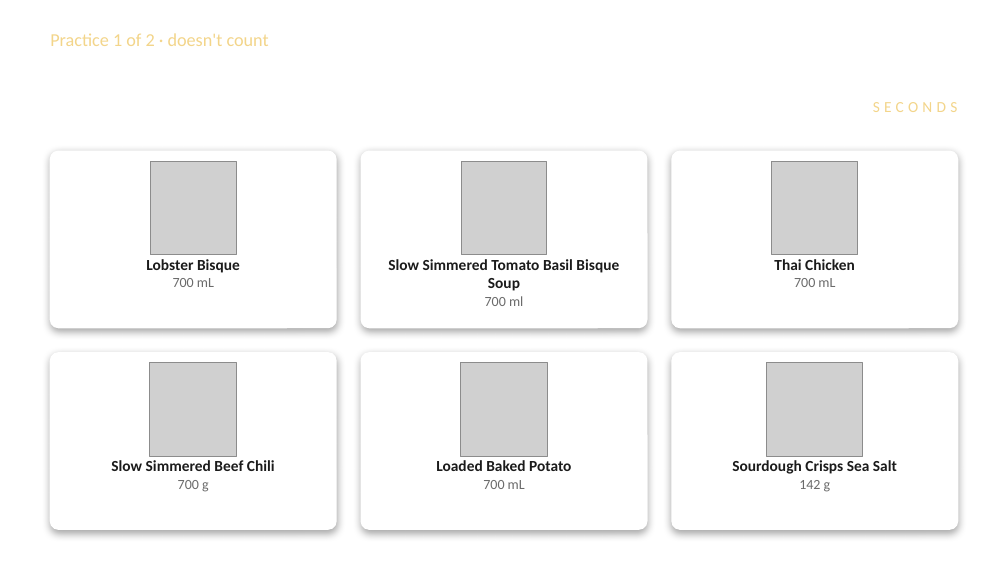
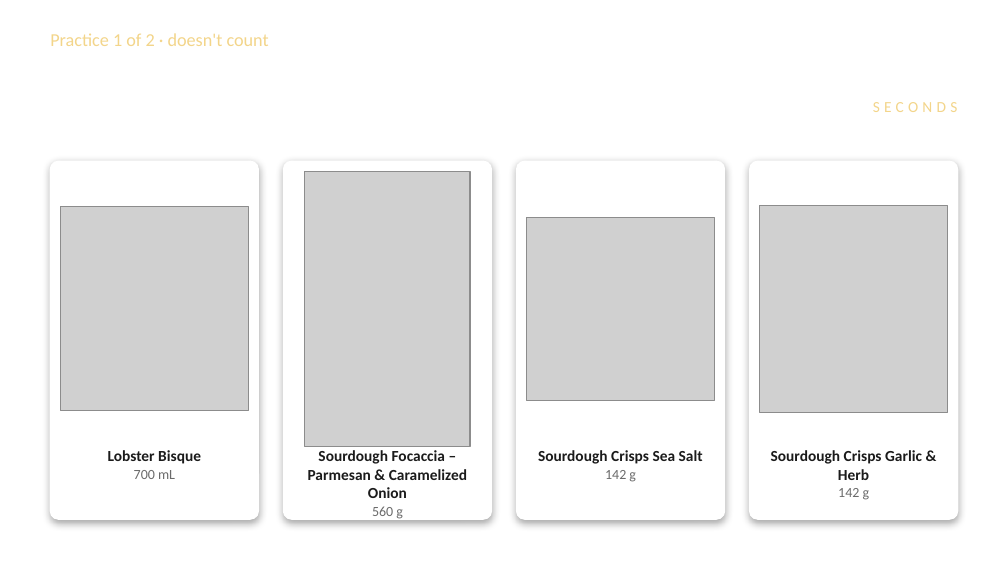
Before and after one commit to austery/price-guess-game, a slide deck: slide 3 of docs/Guess-the-Price-Backup-Slides.pptx. Drawn at 1008x567 pixels with LibreOffice and Linux fonts; fonts in the diff are those of the drawing; grey boxes stand for pictures; background and template pictures are left out. Boxes give left, top, right and bottom in pixels: in the first picture for what was removed or moved away, otherwise in the second. Text is boxed around its words. In the diff, an @@ line names an element or a change of style, - is before the commit and + after.

```diff
--- a/docs/Guess-the-Price-Backup-Slides.pptx
+++ b/docs/Guess-the-Price-Backup-Slides.pptx
@@ rounded rectangle: place and size @@
-rounded rectangle at (50,151,336,328)
+rounded rectangle at (50,161,258,519)
@@ rounded rectangle: place and size @@
-rounded rectangle at (361,151,646,328)
+rounded rectangle at (283,161,491,519)
@@ picture added at (304,171,470,447) @@
@@ picture removed at (462,161,547,255) @@
@@ rounded rectangle: place and size @@
-rounded rectangle at (672,151,958,328)
+rounded rectangle at (516,161,724,519)
@@ proportions changed in 4 elements at (50,161,258,519), (283,161,491,519), (516,161,724,519), (750,161,958,519) @@
@@ rounded rectangle: place and size @@
-rounded rectangle at (50,353,336,529)
+rounded rectangle at (750,161,958,519)
@@ picture removed at (772,161,858,255) @@
@@ picture: place and size @@
-picture at (150,161,237,255)
+picture at (60,207,248,410)
@@ picture added at (760,206,948,413) @@
@@ picture: place and size @@
-picture at (767,363,863,457)
+picture at (526,218,714,401)
@@ text removed at (388,259,619,306) @@
-Slow Simmered Tomato Basil Bisque Soup
-700 ml
@@ text removed at (774,259,855,287) @@
-Thai Chicken
-700 mL
@@ rounded rectangle removed at (361,353,646,529) @@
@@ rounded rectangle removed at (672,353,958,529) @@
@@ picture removed at (150,363,237,457) @@
@@ picture removed at (461,363,547,457) @@
@@ text "Lobster Bisque": place and size @@
-text "Lobster Bisque" at (146,259,240,287)
+text "Lobster Bisque" at (108,450,201,479)
@@ text "Sourdough Crisps Sea Salt": place and size @@
-text "Sourdough Crisps Sea Salt" at (732,460,897,492)
+text "Sourdough Crisps Sea Salt" at (538,450,703,482)
@@ text added at (308,450,467,519), 11 pt, text #1B1B1B, bold @@
+Sourdough Focaccia – Parmesan & Caramelized Onion
+560 g
@@ text removed at (436,460,571,489) @@
-Loaded Baked Potato
-700 mL
@@ text at (771,450,922,500): text changed @@
-Slow Simmered Beef Chili
-700 g
+Sourdough Crisps Garlic & Herb
+142 g
```
Also in this commit, not shown: 11 other slides changed, 8 slides added, 8 slides removed.
